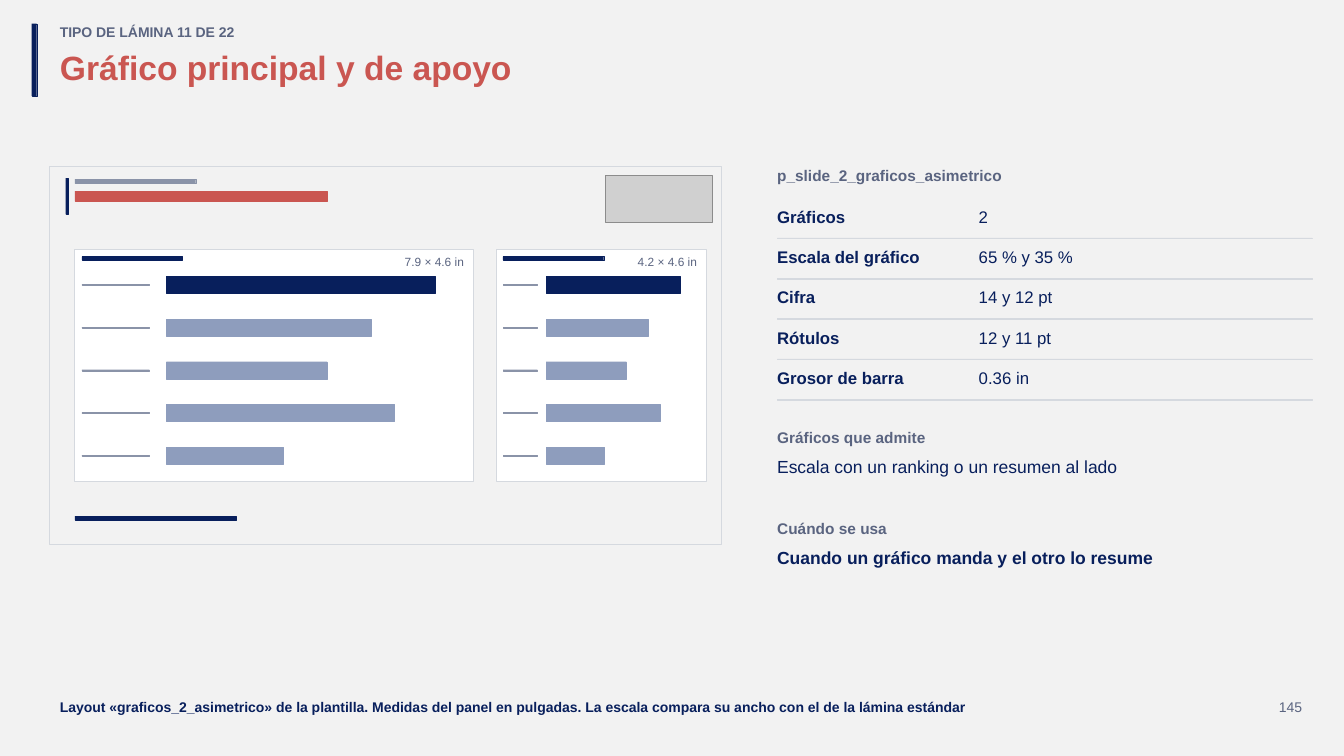
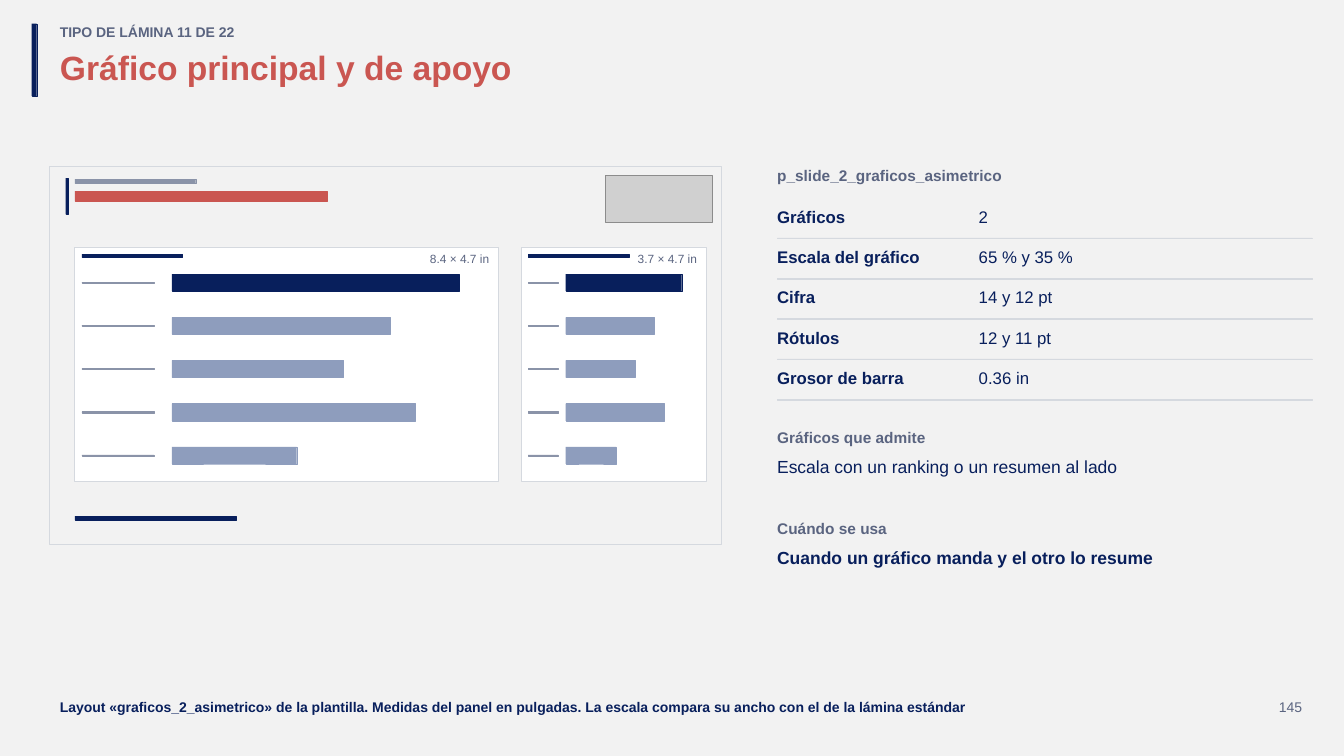
Before and after one commit to GonzaloAlmendariz/prosecnur-app, a slide deck: slide 145 of docs/qa/motor-ppt-2026-10-06/4-recetario/recetario-moderna.pptx. Drawn at 1344x756 pixels with LibreOffice and Linux fonts; fonts in the diff are those of the drawing; grey boxes stand for pictures; background and template pictures are left out. Boxes give left, top, right and bottom in pixels: in the first picture for what was removed or moved away, otherwise in the second. Text is boxed around its words. In the diff, an @@ line names an element or a change of style, - is before the commit and + after.

```diff
--- a/docs/qa/motor-ppt-2026-10-06/4-recetario/recetario-moderna.pptx
+++ b/docs/qa/motor-ppt-2026-10-06/4-recetario/recetario-moderna.pptx
@@ rectangle: place and size @@
-rectangle at (75,250,473,482)
+rectangle at (75,247,498,482)
@@ text at (430,254,489,263): text changed @@
-7.9 × 4.6 in
+8.4 × 4.7 in
@@ rectangle: place and size @@
-rectangle at (496,250,706,482)
+rectangle at (521,247,706,482)
@@ text at (638,254,697,263): text changed @@
-4.2 × 4.6 in
+3.7 × 4.7 in
@@ rectangle: place and size @@
-rectangle at (82,284,149,285)
+rectangle at (82,282,153,283)
@@ rectangle: place and size @@
-rectangle at (166,276,436,293)
+rectangle at (172,274,460,291)
@@ 6 rectangles: place and size @@
-6 rectangles at (503,256,604,457)
+6 rectangles at (528,254,629,456)
@@ rectangle: place and size @@
-rectangle at (546,276,681,293)
+rectangle at (566,274,682,291)
@@ rectangle: place and size @@
-rectangle at (82,327,149,328)
+rectangle at (82,326,153,327)
@@ rectangle: place and size @@
-rectangle at (166,320,371,337)
+rectangle at (172,318,391,335)
@@ rectangle: place and size @@
-rectangle at (546,320,648,337)
+rectangle at (566,318,654,335)
@@ rectangle: place and size @@
-rectangle at (82,370,149,371)
+rectangle at (82,369,153,370)
@@ rectangle: place and size @@
-rectangle at (166,362,328,379)
+rectangle at (172,361,344,378)
@@ rectangle: place and size @@
-rectangle at (546,362,627,379)
+rectangle at (566,361,635,378)
@@ rectangle: place and size @@
-rectangle at (82,412,149,413)
+rectangle at (82,411,153,412)
@@ rectangle: place and size @@
-rectangle at (166,404,394,421)
+rectangle at (172,404,416,421)
@@ rectangle: place and size @@
-rectangle at (546,404,660,421)
+rectangle at (566,404,664,421)
@@ rectangle: place and size @@
-rectangle at (166,448,283,465)
+rectangle at (172,447,297,464)
@@ rectangle: place and size @@
-rectangle at (546,448,605,465)
+rectangle at (566,447,616,464)
@@ rectangle: place and size @@
-rectangle at (82,456,149,457)
+rectangle at (82,455,153,456)
```
Also in this commit, not shown: 15 other slides changed, 1 other file.
